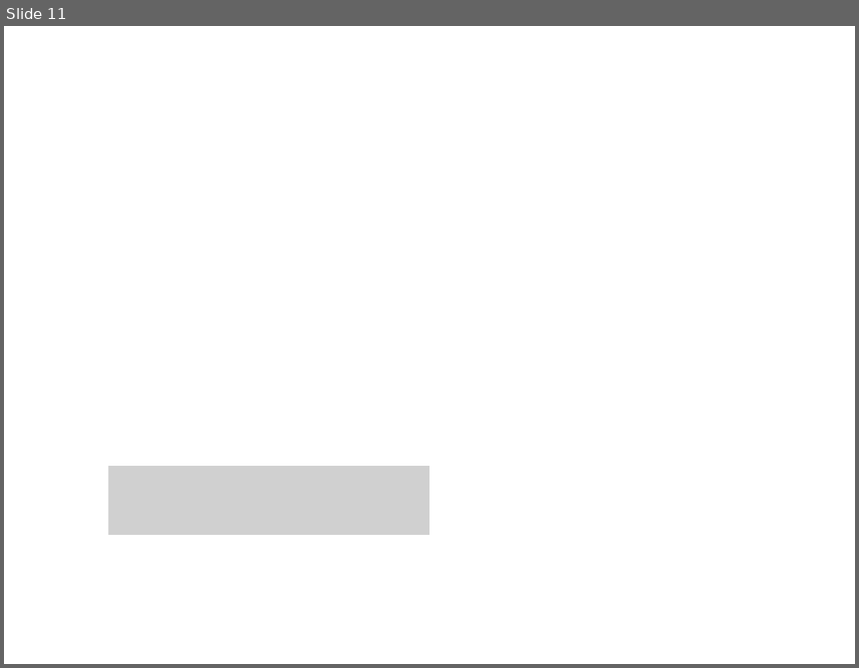
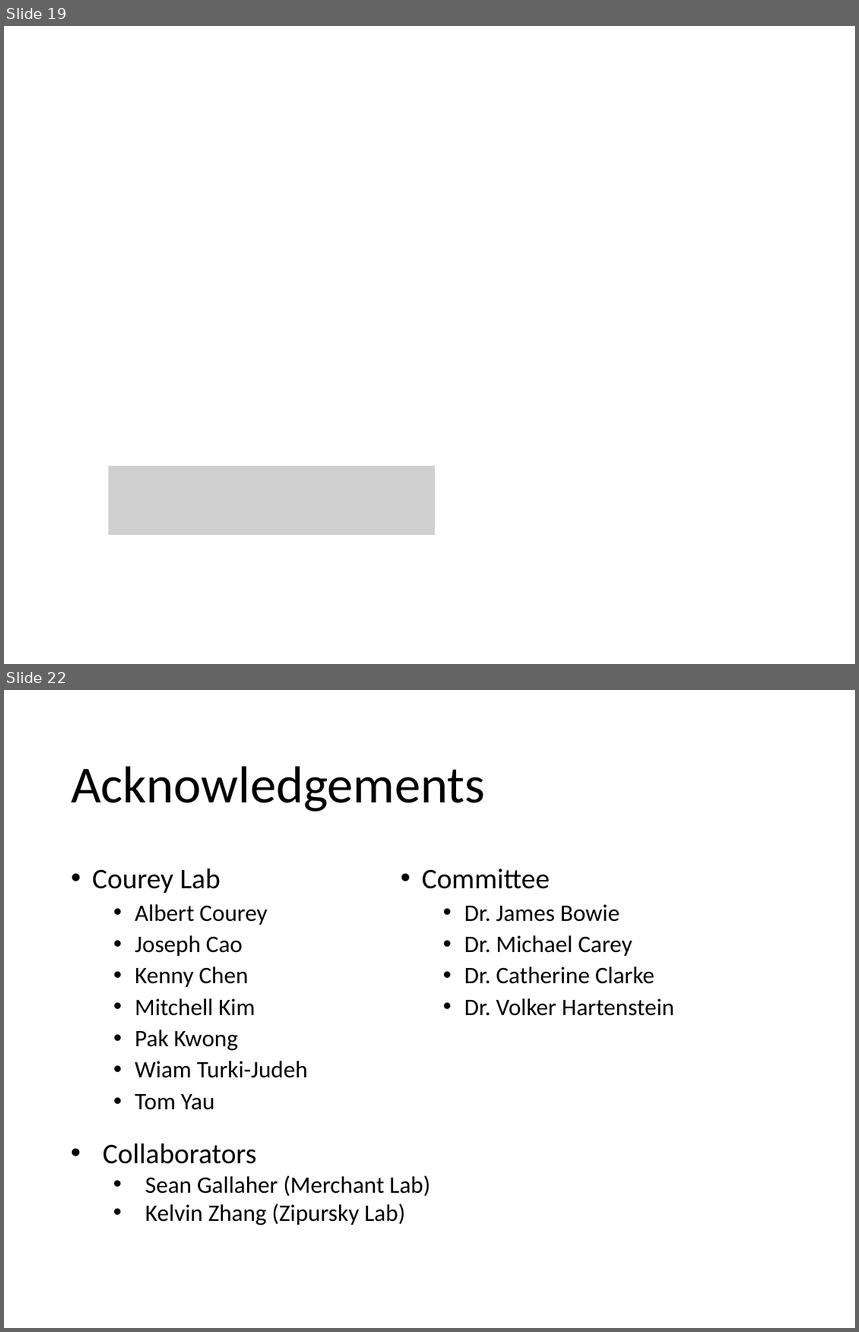
Before and after one commit to mdchambers/dissertation, a slide deck: presentations/defense.pptx. Shown one above the other, each under a label of ours: slide 11 before the commit, slides 19 and 22 after it; the slides between them are not shown. The pictures are 859x668 and 859x1332 pixels, drawn with LibreOffice and Linux fonts; fonts in the diff are those of the drawing; grey boxes stand for pictures. Boxes give left, top, right and bottom in pixels: in the first picture for what was removed or moved away, otherwise in the second. Text is boxed around its words. In the diff, an @@ line names an element or a change of style, - is before the commit and + after.

```diff
--- a/presentations/defense.pptx
+++ b/presentations/defense.pptx
@@ slide 22 added at (x1=4, y1=690, x2=855, y2=1328), background #FFFFFF @@
@@ title added at (x1=71, y1=766, x2=485, y2=812), 44 pt, text #000000 @@
+Acknowledgements
@@ text added at (x1=92, y1=869, x2=308, y2=1110), 20 pt, text #000000 @@
+• Courey Lab
+  • Albert Courey
+  • Joseph Cao
+  • Kenny Chen
+  • Mitchell Kim
+  • Pak Kwong
+  • Wiam Turki-Judeh
+  • Tom Yau
@@ text added at (x1=422, y1=869, x2=674, y2=1016), 20 pt, text #000000 @@
+• Committee
+  • Dr. James Bowie
+  • Dr. Michael Carey
+  • Dr. Catherine Clarke
+  • Dr. Volker Hartenstein
@@ text added at (x1=103, y1=1144, x2=430, y2=1226), 20 pt, text #000000 @@
+• Collaborators
+  • Sean Gallaher (Merchant Lab)
+  • Kelvin Zhang (Zipursky Lab)
@@ what was slide 11 is now slide 19 @@
@@ slide 19 changed as well @@
@@ picture resized from (x1=109, y1=466, x2=430, y2=535) to (x1=109, y1=466, x2=436, y2=535) @@
```
Also in this commit, not shown: 2 other slides changed, 11 other slides added, 1 slide removed, 7 other files.
